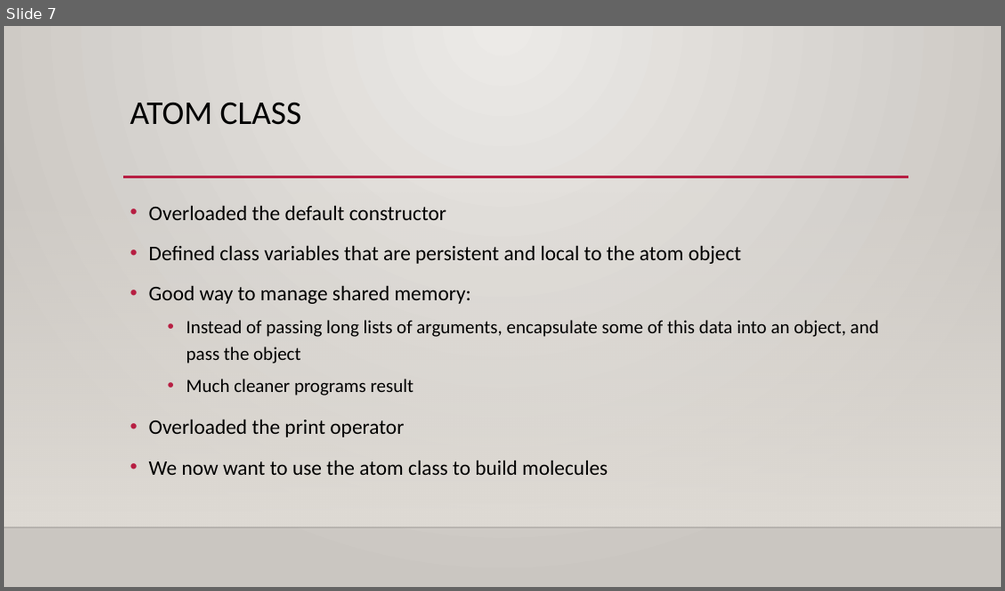
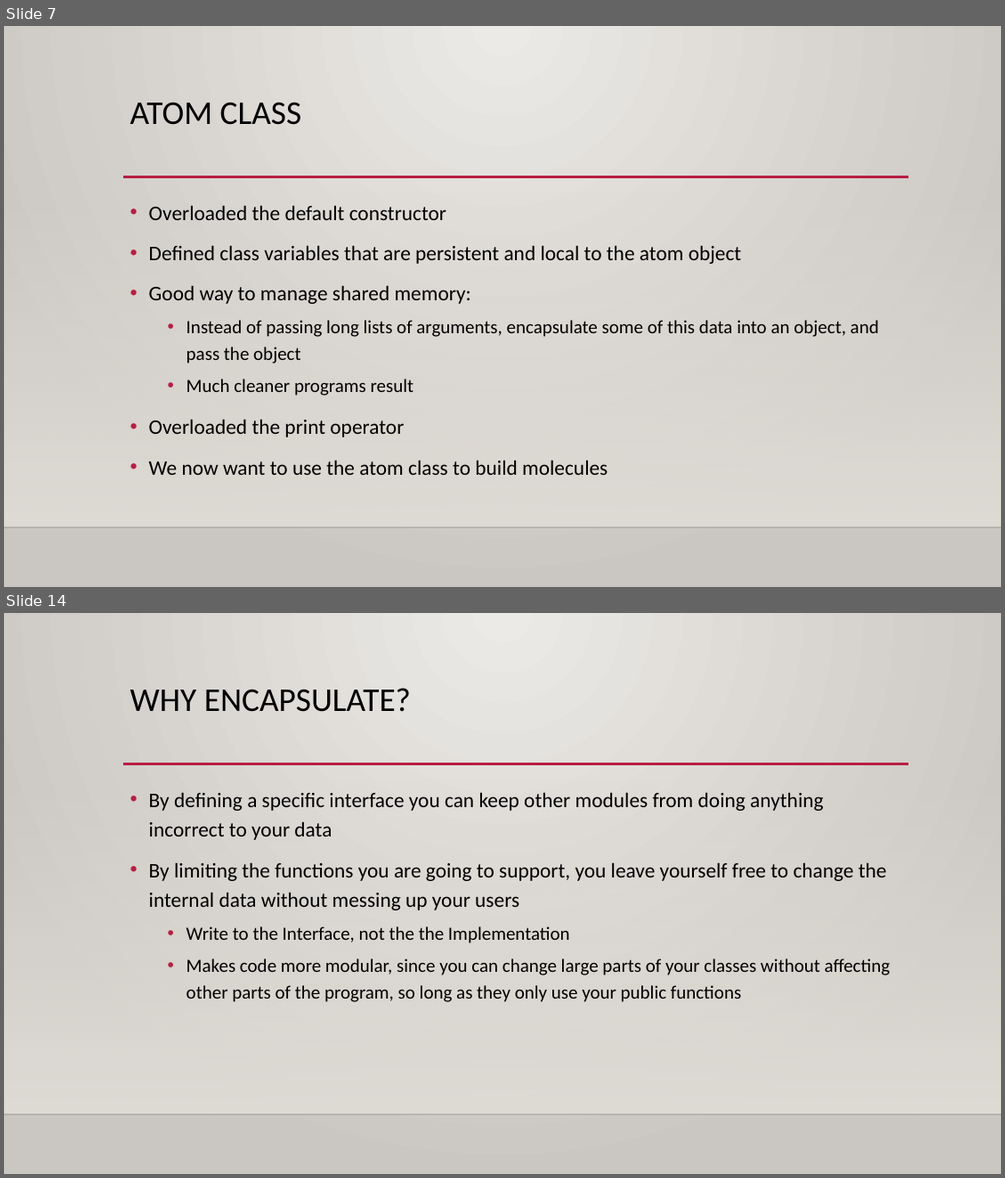
Before and after one commit to KERT-core/pythonEdu, a slide deck: chapter2/Python class II.pptx. Shown one above the other, each under a label of ours: slide 7 before the commit, slides 7 and 14 after it; the slides between them are not shown. The pictures are 1005x591 and 1005x1178 pixels, drawn with LibreOffice and Linux fonts; fonts in the diff are those of the drawing; background and template pictures are left out. Boxes give left, top, right and bottom in pixels: in the first picture for what was removed or moved away, otherwise in the second. Text is boxed around its words. In the diff, an @@ line names an element or a change of style, - is before the commit and + after.

```diff
--- a/chapter2/Python class II.pptx
+++ b/chapter2/Python class II.pptx
@@ slide 14 added at [4,613,1001,1174], background gradient #ECEAE7 to #CAC7C1; not listed: 3 template elements that a slide beside it also shows @@
@@ title added at [130,688,411,712], 32 pt, text #000000 @@
+WHY ENCAPSULATE?
@@ text added at [149,792,890,1002], 20 pt, text #000000 @@
+• By defining a specific interface you can keep other modules from doing anything incorrect to your data
+• By limiting the functions you are going to support, you leave yourself free to change the internal data without messing up your users
+  • Write to the Interface, not the the Implementation
+  • Makes code more modular, since you can change large parts of your classes without affecting other parts of the program, so long as they only use your public functions
```
Also in this commit, not shown: 2 slides changed, 14 other slides added, 6 other files.
